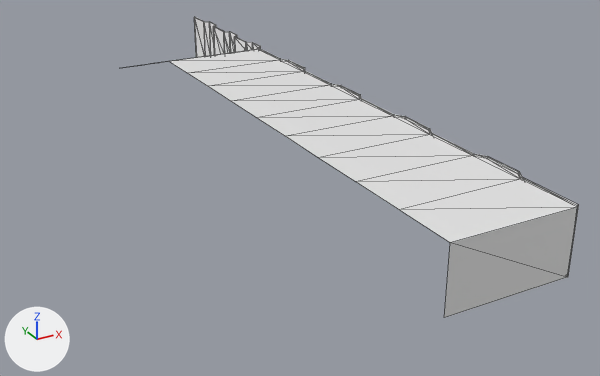
One commit to the COLLADA model garden_demo/models/Moon base dome/meshes/BaseRamp.dae: the scene before it, then after it.
Before and after are seen from a 50 mm lens placed at (-22.2, 76.9, 17.5), pointed at (3.7, 124.0, -6.1). The axes (+X, +Y, +Z) are drawn at lower left. The lights are the same throughout. Mesh edges are drawn as thin lines. Vertices at the same position are counted once.

The first picture shows 'BaseRamp'.
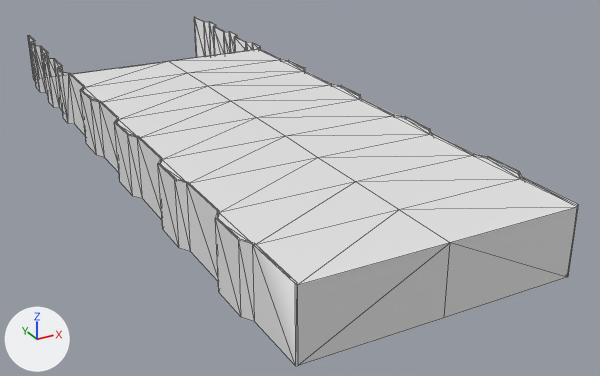
Location of each change, (x1, y1, x2, y2) in pixels of the pictures (600 x 376 px):
```json
{"object": "BaseRamp", "change": "reshaped", "before": [131, 17, 579, 318], "after": [28, 17, 579, 366], "on screen": "23% wider, 16% taller"}
{"part": 1, "of": "me_cube_015", "change": "added", "after": [28, 35, 450, 366]}
```

The change, as JSON lines over the scene's bpy script:
```json
{"block": "me_cube_015", "where": "# used by ob_baseramp; location = (0.0, 0.0, 0.0)"}
{"op": "remove", "block": "me_cube_015", "code": "me_cube_015.from_pydata(...)  # 138 vertices, 225 faces; spans x 0.0..8.4, y 103.1..153.1, z -4.0..0.1"}
{"op": "add", "block": "me_cube_015", "code": "me_cube_015.from_pydata(...)  # 259 vertices, 450 faces; spans x -8.4..8.4, y 103.1..153.1, z -4.0..0.1"}
{"block": "me_cube_015", "change": "me_cube_015 part 1"}
{"block": "me_cube_015", "change": "62 vertices are added at x -8.4..-7.9, y 103.1..153.1, z -4.0..0.1"}
{"block": "me_cube_015", "change": "14 new vertices lie (-7.9, 0.0, 0.0) away from vertices in x 0.0, y 103.1..153.1, z -4.0..0.0"}
{"block": "me_cube_015", "change": "8 new vertices lie (-0.4, 0.7, 0.0) away from vertices in x -8.0..-7.9, y 107.1..131.0, z 0.0..0.1"}
{"block": "me_cube_015", "change": "8 new vertices lie (0.0, 0.0, -4.1) away from vertices in x -8.4..-8.0, y 107.1..139.0, z 0.1"}
{"block": "me_cube_015", "change": "10 new vertices lie (0.0, 2.6, 0.0) away from vertices in x -8.4..-8.3, y 107.8..131.7, z -4.0..0.1"}
{"block": "me_cube_015", "change": "19 new vertices lie (0.0, 0.0, 4.1) away from vertices in x -8.4..-7.9, y 111.1..153.1, z -4.0"}
{"block": "me_cube_015", "change": "225 new faces join them"}
```
